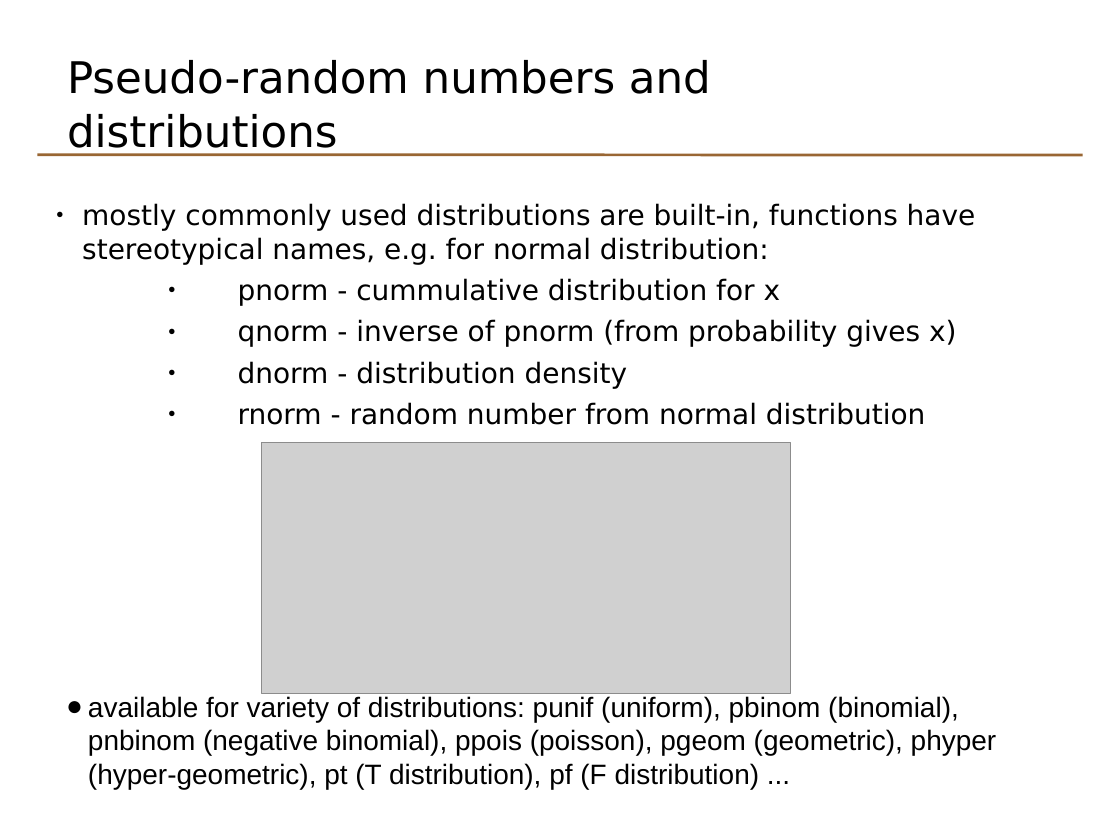
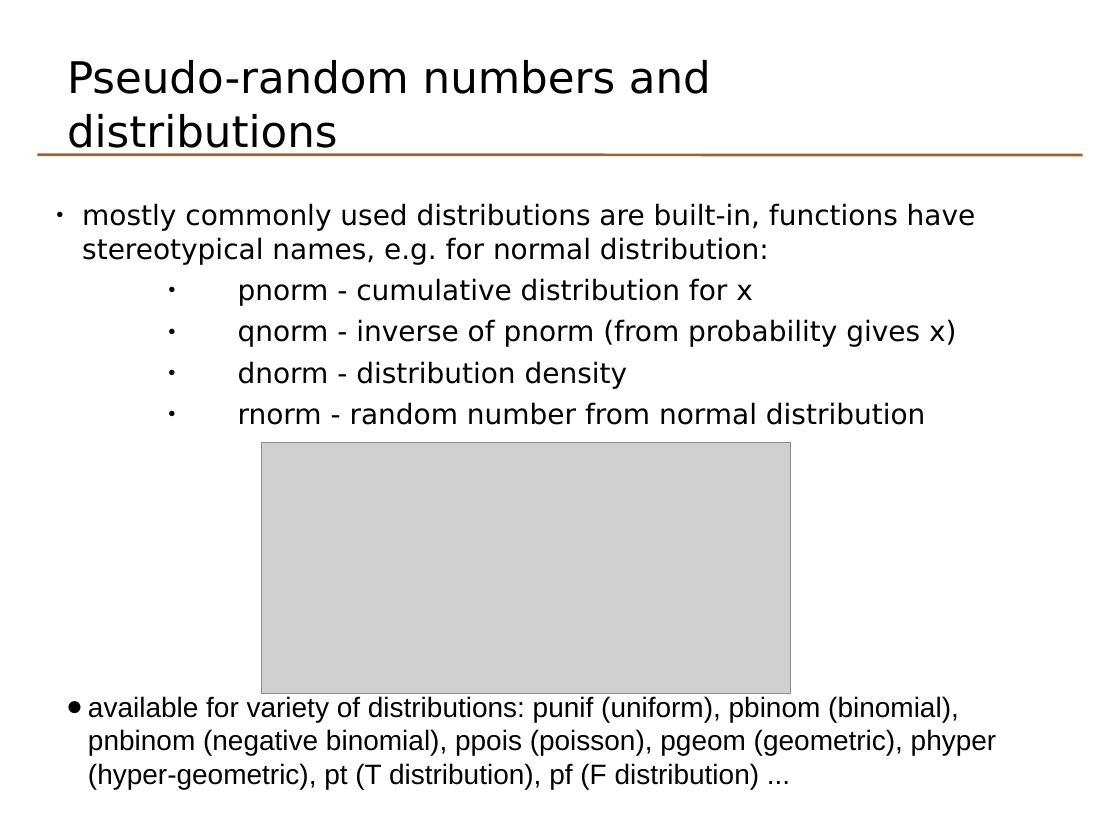
Before and after one commit to lgatto/TeachingMaterial, a slide deck: slide 3 of odp/basicr_day1_5_statistics.odp. Drawn at 1120x840 pixels with LibreOffice and Linux fonts; fonts in the diff are those of the drawing; grey boxes stand for pictures. Boxes give left, top, right and bottom in pixels: in the first picture for what was removed or moved away, otherwise in the second. Text is boxed around its words. In the diff, an @@ line names an element or a change of style, - is before the commit and + after.

```diff
--- a/odp/basicr_day1_5_statistics.odp
+++ b/odp/basicr_day1_5_statistics.odp
@@ text at [238, 278, 753, 306]: text changed @@
-  ● pnorm - cummulative distribution for x
+  ● pnorm - cumulative distribution for x
```
Also in this commit, not shown: 4 other slides changed, 7 slides added, 1 slide removed, 42 other files.
